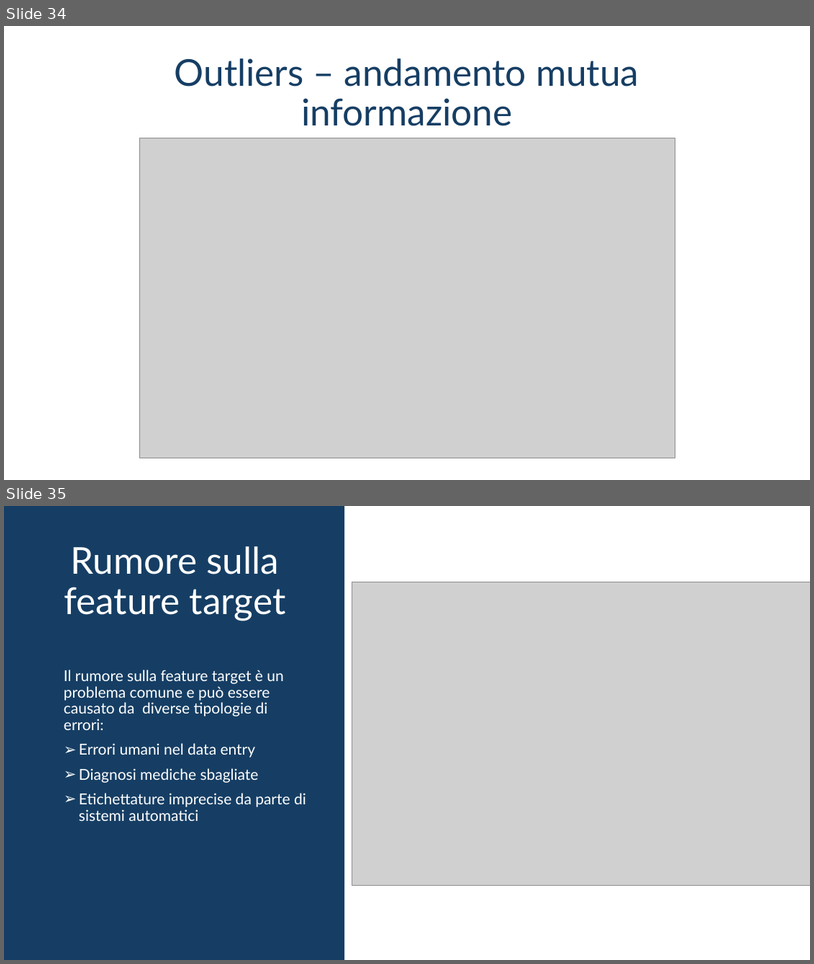
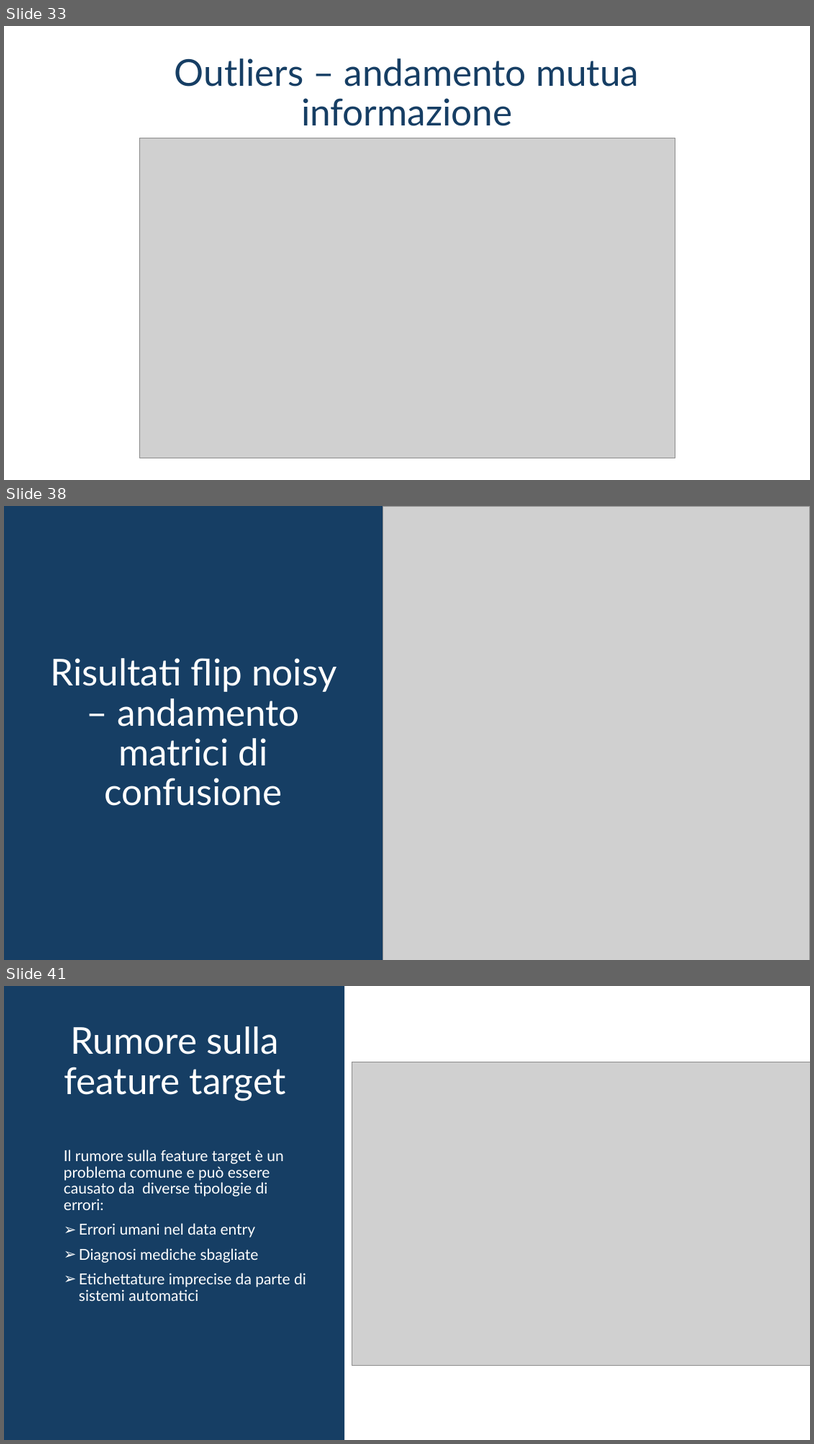
Before and after one commit to andreaspagnolo/architetture_dati, a slide deck: dirty_dataset_presentation.pptx. Shown one above the other, each under a label of ours: slides 34 and 35 before the commit, slides 33, 38 and 41 after it; the slides between them are not shown. The pictures are 814x964 and 814x1444 pixels, drawn with LibreOffice and Linux fonts; fonts in the diff are those of the drawing; grey boxes stand for pictures. Boxes give left, top, right and bottom in pixels: in the first picture for what was removed or moved away, otherwise in the second. Text is boxed around its words. In the diff, an @@ line names an element or a change of style, - is before the commit and + after.

```diff
--- a/dirty_dataset_presentation.pptx
+++ b/dirty_dataset_presentation.pptx
@@ slide 38 added at (4, 506, 810, 960), background #FFFFFF @@
@@ rectangle added at (4, 506, 383, 960), fill #163E64 @@
@@ picture added at (383, 506, 810, 960) @@
@@ title added at (50, 658, 337, 806), 44 pt, text #FFFFFF @@
+Risultati flip noisy – andamento matrici di confusione
@@ what was slide 34 is now slide 33 @@
@@ what was slide 35 is now slide 41 @@
```
Also in this commit, not shown: 6 slides changed, 6 other slides added, 1 slide removed, 2 other files.
